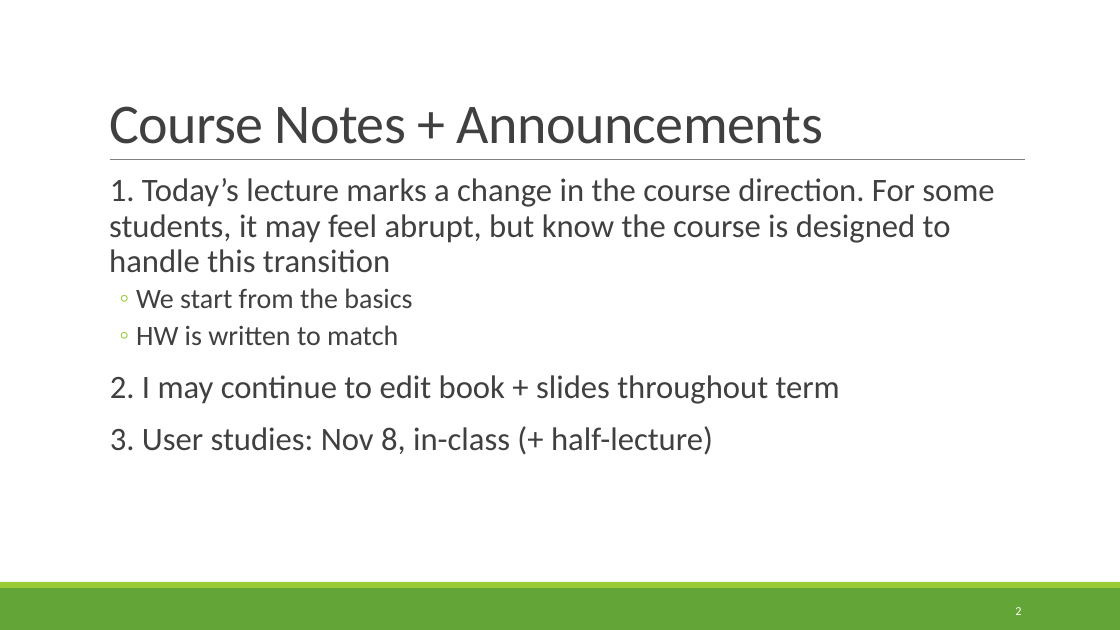
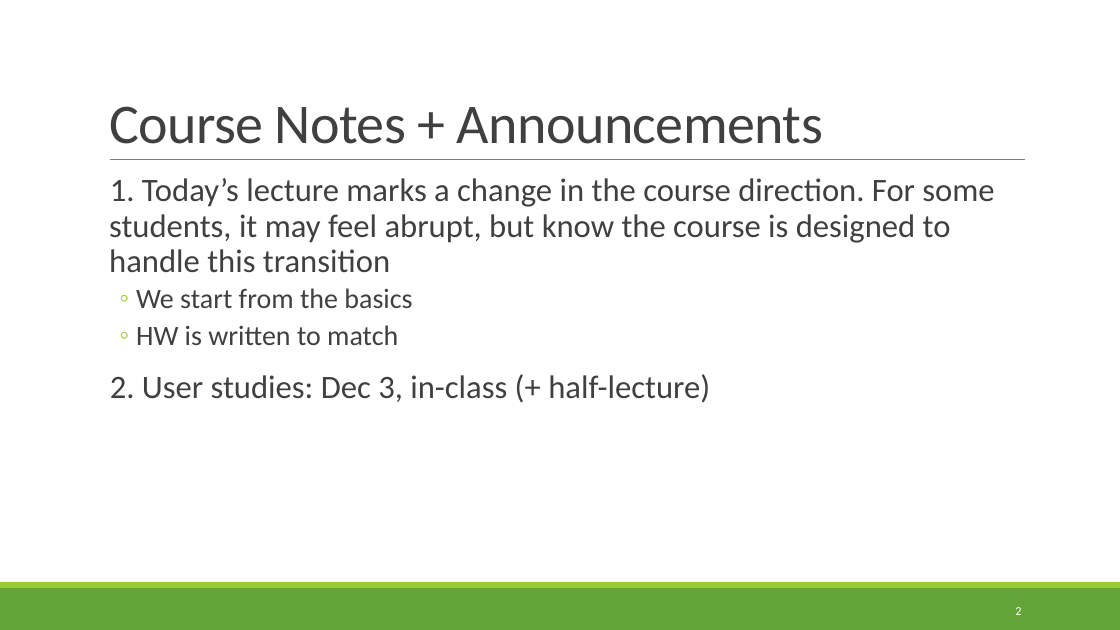
Before and after one commit to rbohrer/pl-course, a slide deck: slide 2 of LectureSlides/08Design1.pptx. Drawn at 1120x630 pixels with LibreOffice and Linux fonts; fonts in the diff are those of the drawing. Boxes give left, top, right and bottom in pixels: in the first picture for what was removed or moved away, otherwise in the second. Text is boxed around its words. In the diff, an @@ line names an element or a change of style, - is before the commit and + after.

```diff
--- a/LectureSlides/08Design1.pptx
+++ b/LectureSlides/08Design1.pptx
@@ text at [110,374,710,403]: text changed @@
-  2. I may continue to edit book + slides throughout term
-  3. User studies: Nov 8, in-class (+ half-lecture)
+  2. User studies: Dec 3, in-class (+ half-lecture)
```
